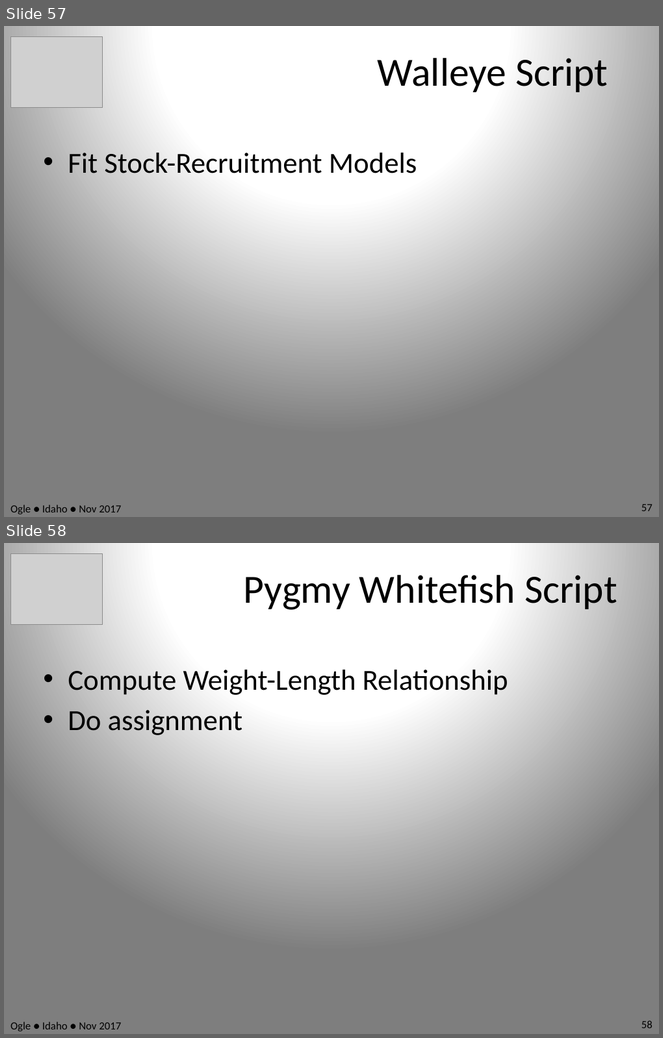
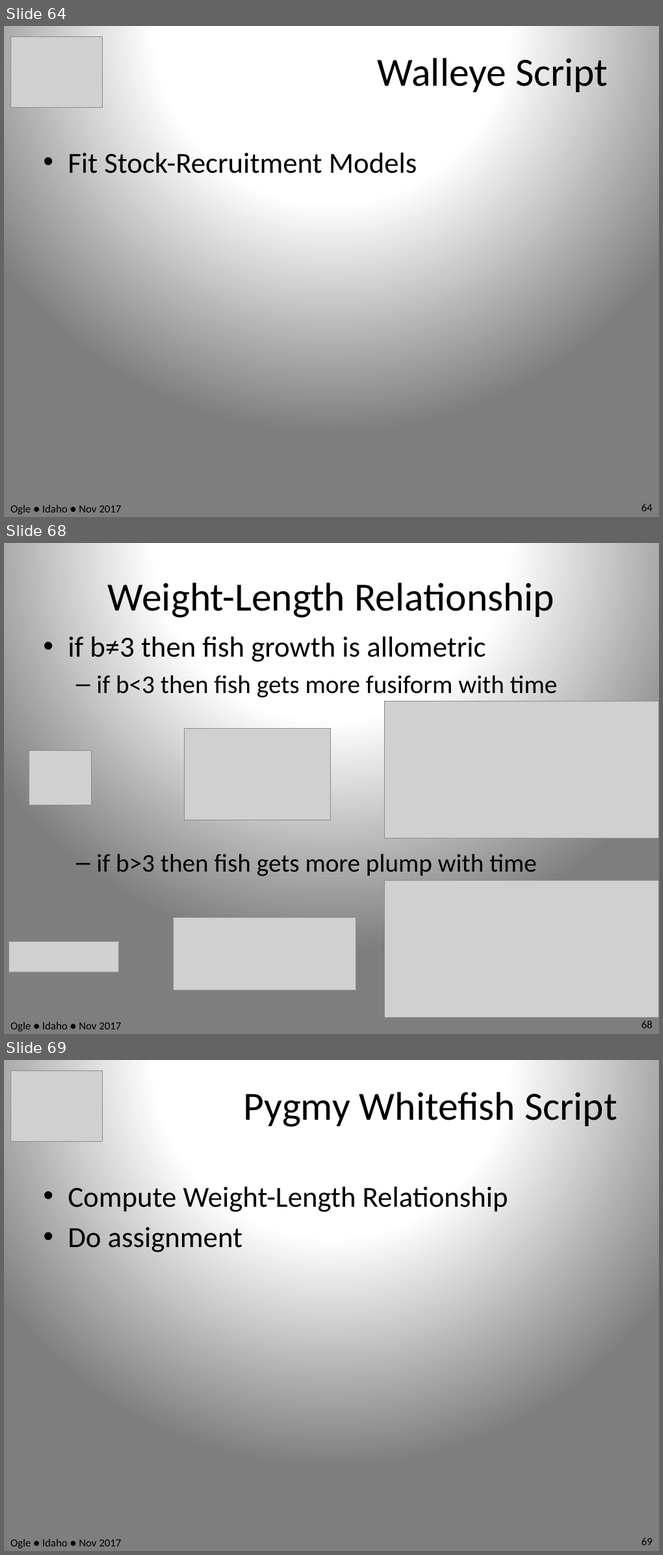
Before and after one commit to droglenc/RcourseIdaho2017, a slide deck: Slides.pptx. Shown one above the other, each under a label of ours: slides 57 and 58 before the commit, slides 64, 68 and 69 after it; the slides between them are not shown. The pictures are 663x1038 and 663x1555 pixels, drawn with LibreOffice and Linux fonts; fonts in the diff are those of the drawing; grey boxes stand for pictures. Boxes give left, top, right and bottom in pixels: in the first picture for what was removed or moved away, otherwise in the second. Text is boxed around its words. In the diff, an @@ line names an element or a change of style, - is before the commit and + after.

```diff
--- a/Slides.pptx
+++ b/Slides.pptx
@@ slide 68 added at [4,543,659,1034], background gradient #FEFEFE to #FFFFFF to #7F7F7F @@
@@ title added at [108,583,555,618], 44 pt, text #000000 @@
+Weight-Length Relationship
@@ text added at [68,637,558,876], 28 pt, text #000000 @@
+• if b≠3 then fish growth is allometric
+  – if b<3 then fish gets more fusiform with time
+  – if b>3 then fish gets more plump with time
@@ picture added at [385,702,659,839] @@
@@ picture added at [184,728,330,820] @@
@@ picture added at [29,751,91,806] @@
@@ picture added at [385,881,659,1018] @@
@@ picture added at [173,918,356,991] @@
@@ picture added at [9,941,118,972] @@
@@ text added at [10,1022,121,1032], 12 pt, text #000000 @@
+Ogle ● Idaho ● Nov 2017
@@ page number added at [642,1021,653,1029], 12 pt, text #000000 @@
+68
@@ what was slide 57 is now slide 64 @@
@@ page number at [642,504,653,512]: text changed @@
-57
+64
@@ what was slide 58 is now slide 69 @@
@@ page number at [642,1538,653,1546]: text changed @@
-58
+69
```
Also in this commit, not shown: 26 slides changed, 10 other slides added, 4 other files.
